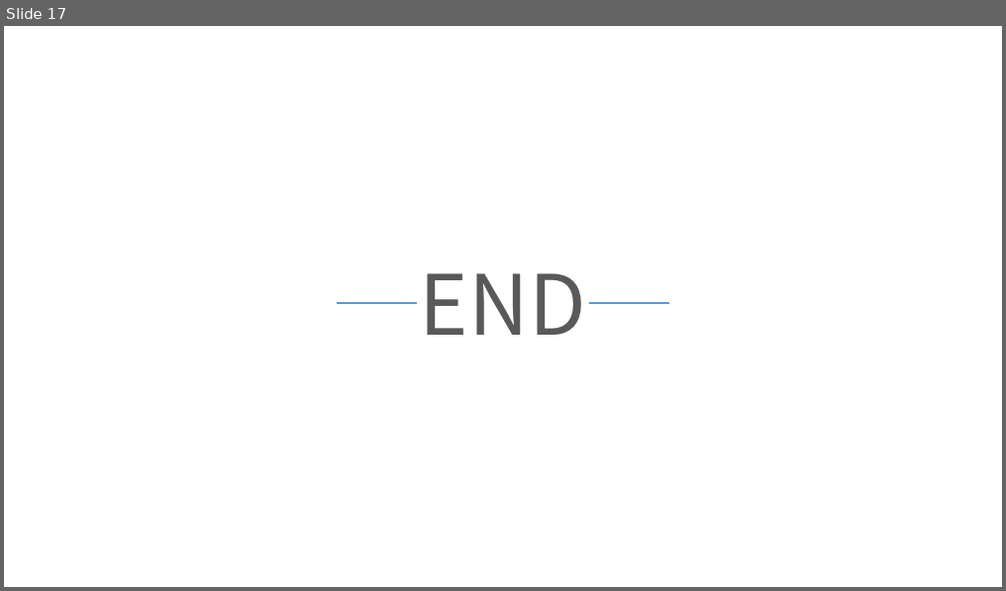
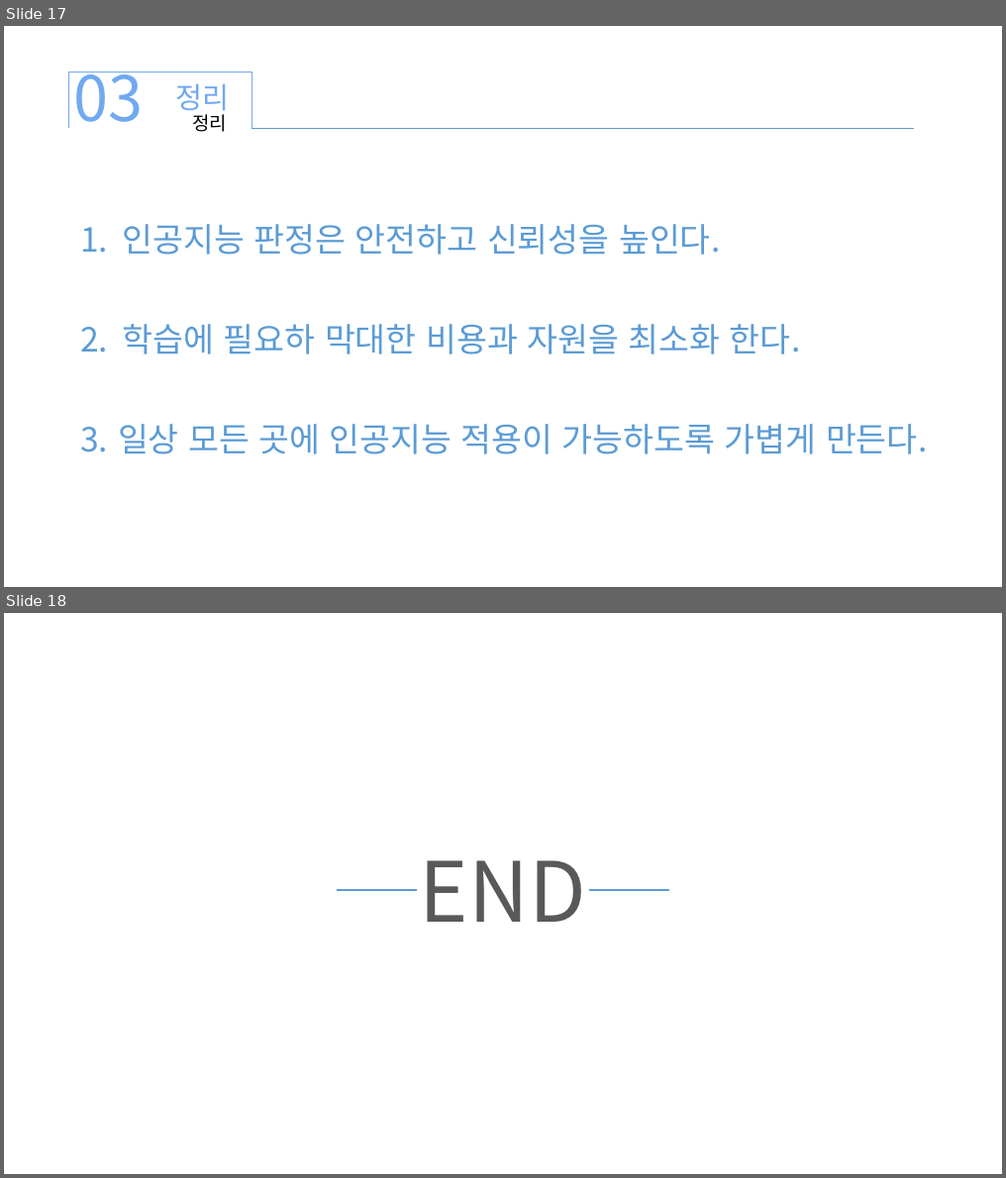
Before and after one commit to xddongx/flexink, a slide deck: 이미지 인식 기술/이미지 인식 기술_KDH.pptx. Shown one above the other, each under a label of ours: slide 17 before the commit, slides 17 and 18 after it. The pictures are 1006x591 and 1006x1178 pixels, drawn with LibreOffice and Linux fonts; fonts in the diff are those of the drawing. Boxes give left, top, right and bottom in pixels: in the first picture for what was removed or moved away, otherwise in the second. Text is boxed around its words. In the diff, an @@ line names an element or a change of style, - is before the commit and + after.

```diff
--- a/이미지 인식 기술/이미지 인식 기술_KDH.pptx
+++ b/이미지 인식 기술/이미지 인식 기술_KDH.pptx
@@ slide 17 added at <box>4,26,1002,587</box>, background #FFFFFF @@
@@ right bracket added at <box>69,72,252,129</box>, outline #70A9F0 0.5 pt @@
@@ text added at <box>74,72,144,122</box>, 60 pt, text #70A9F0 @@
+03
@@ text added at <box>175,83,229,116</box>, 28 pt, text #70A9F0 @@
+정리
@@ text added at <box>192,114,227,132</box>, 18 pt, text #000000 @@
+정리
@@ line added from (252, 129) to (915, 129), #5B9BD5 0.5 pt @@
@@ text added at <box>118,224,928,455</box>, 32 pt, text #5B9BD5 @@
+1. 인공지능 판정은 안전하고 신뢰성을 높인다.
+2. 학습에 필요하 막대한 비용과 자원을 최소화 한다.
+3. 일상 모든 곳에 인공지능 적용이 가능하도록 가볍게 만든다.
@@ what was slide 17 is now slide 18 @@
```
Also in this commit, not shown: 2 slides changed, 13 other slides added, 13 slides removed, 11 other files.
